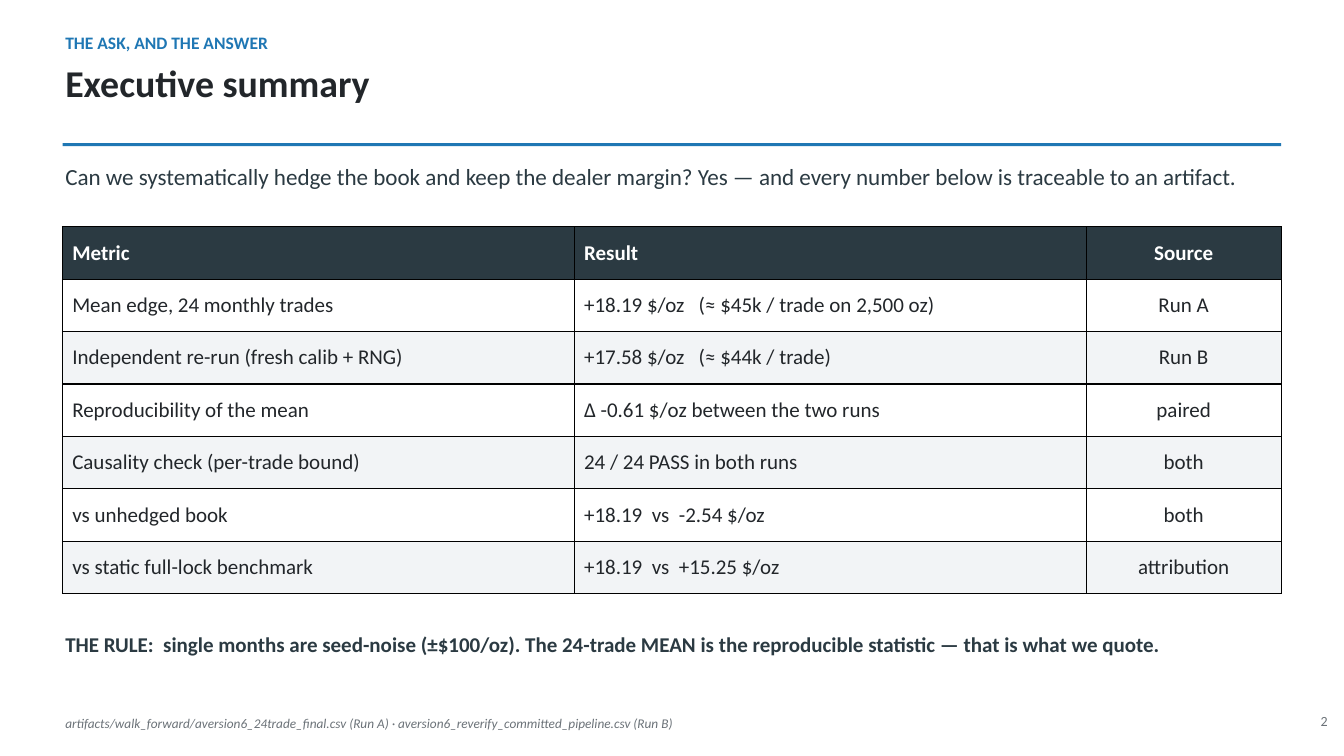
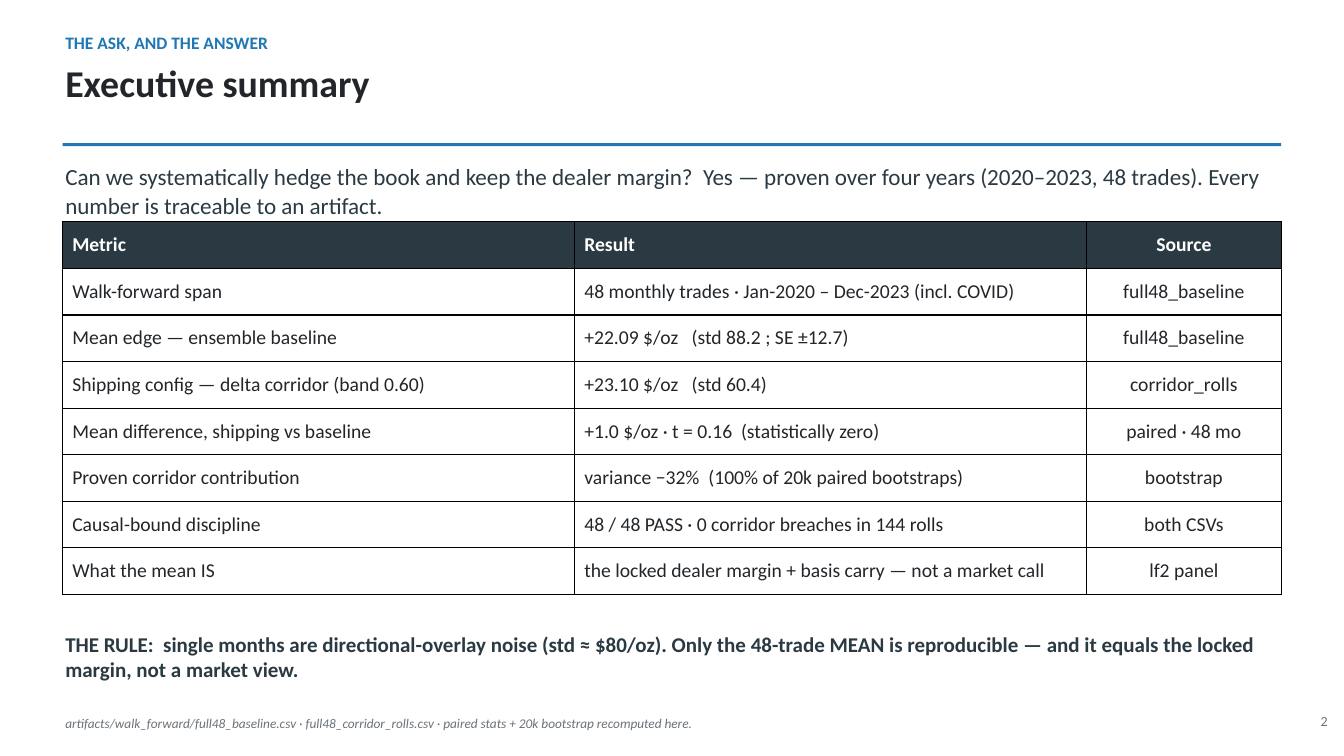
Before and after one commit to sylam/riskflow, a slide deck: slide 2 of artifacts/platinum_hedge_management_deck.pptx. Drawn at 1344x756 pixels with LibreOffice and Linux fonts; fonts in the diff are those of the drawing. Boxes give left, top, right and bottom in pixels: in the first picture for what was removed or moved away, otherwise in the second. Text is boxed around its words. In the diff, an @@ line names an element or a change of style, - is before the commit and + after.

```diff
--- a/artifacts/platinum_hedge_management_deck.pptx
+++ b/artifacts/platinum_hedge_management_deck.pptx
@@ text at (65, 168, 1259, 214): text changed @@
-Can we systematically hedge the book and keep the dealer margin? Yes — and every number below is traceable to an artifact.
+Can we systematically hedge the book and keep the dealer margin? Yes — proven over four years (2020–2023, 48 trades). Every number is traceable to an artifact.
@@ table at (63, 222, 1281, 595) @@
-row 2: Mean edge, 24 monthly trades | +18.19 $/oz (≈ $45k / trade on 2,500 oz) | Run A
-row 3: Independent re-run (fresh calib + RNG) | +17.58 $/oz (≈ $44k / trade) | Run B
-row 4: Reproducibility of the mean | Δ -0.61 $/oz between the two runs | paired
-row 5: Causality check (per-trade bound) | 24 / 24 PASS in both runs | both
-row 6: vs unhedged book | +18.19 vs -2.54 $/oz | both
-row 7: vs static full-lock benchmark | +18.19 vs +15.25 $/oz | attribution
+row 2: Walk-forward span | 48 monthly trades · Jan-2020 – Dec-2023 (incl. COVID) | full48_baseline
+row 3: Mean edge — ensemble baseline | +22.09 $/oz (std 88.2 ; SE ±12.7) | full48_baseline
+row 4: Shipping config — delta corridor (band 0.60) | +23.10 $/oz (std 60.4) | corridor_rolls
+row 5: Mean difference, shipping vs baseline | +1.0 $/oz · t = 0.16 (statistically zero) | paired · 48 mo
+row 6: Proven corridor contribution | variance −32% (100% of 20k paired bootstraps) | bootstrap
+row 7: Causal-bound discipline | 48 / 48 PASS · 0 corridor breaches in 144 rolls | both CSVs
+row 8: What the mean IS | the locked dealer margin + basis carry — not a market call | lf2 panel
@@ table: place and size @@
-table at (63, 227, 1281, 594)
+table at (63, 222, 1281, 595)
@@ text at (65, 636, 1254, 681): text changed @@
-THE RULE: single months are seed-noise (±$100/oz). The 24-trade MEAN is the reproducible statistic — that is what we quote.
+THE RULE: single months are directional-overlay noise (std ≈ $80/oz). Only the 48-trade MEAN is reproducible — and it equals the locked margin, not a market view.
@@ text at (65, 719, 692, 730): text changed @@
-artifacts/walk_forward/aversion6_24trade_final.csv (Run A) · aversion6_reverify_committed_pipeline.csv (Run B)
+artifacts/walk_forward/full48_baseline.csv · full48_corridor_rolls.csv · paired stats + 20k bootstrap recomputed here.
```
Also in this commit, not shown: 12 other slides changed, 7 slides added.
